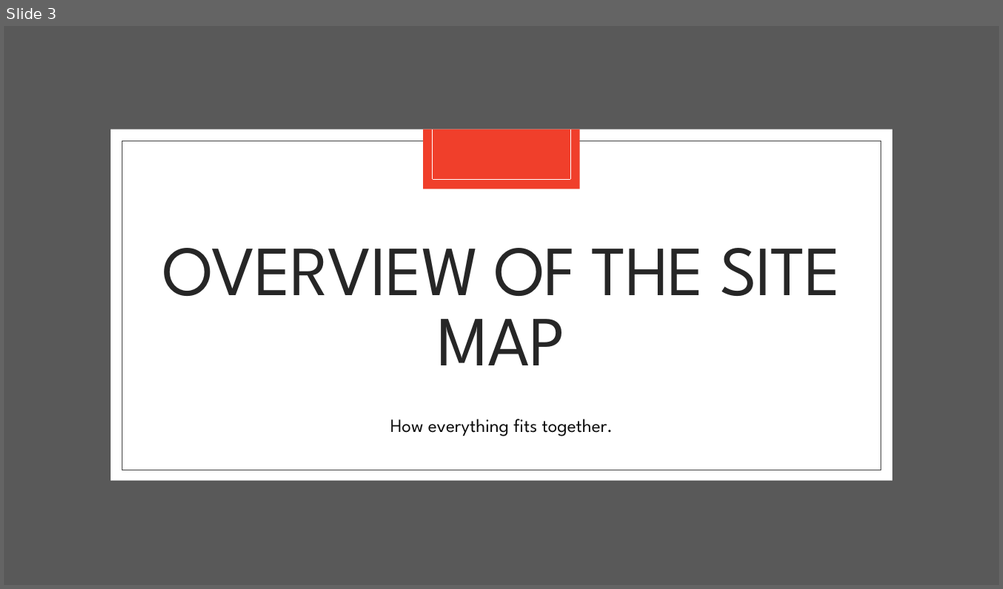
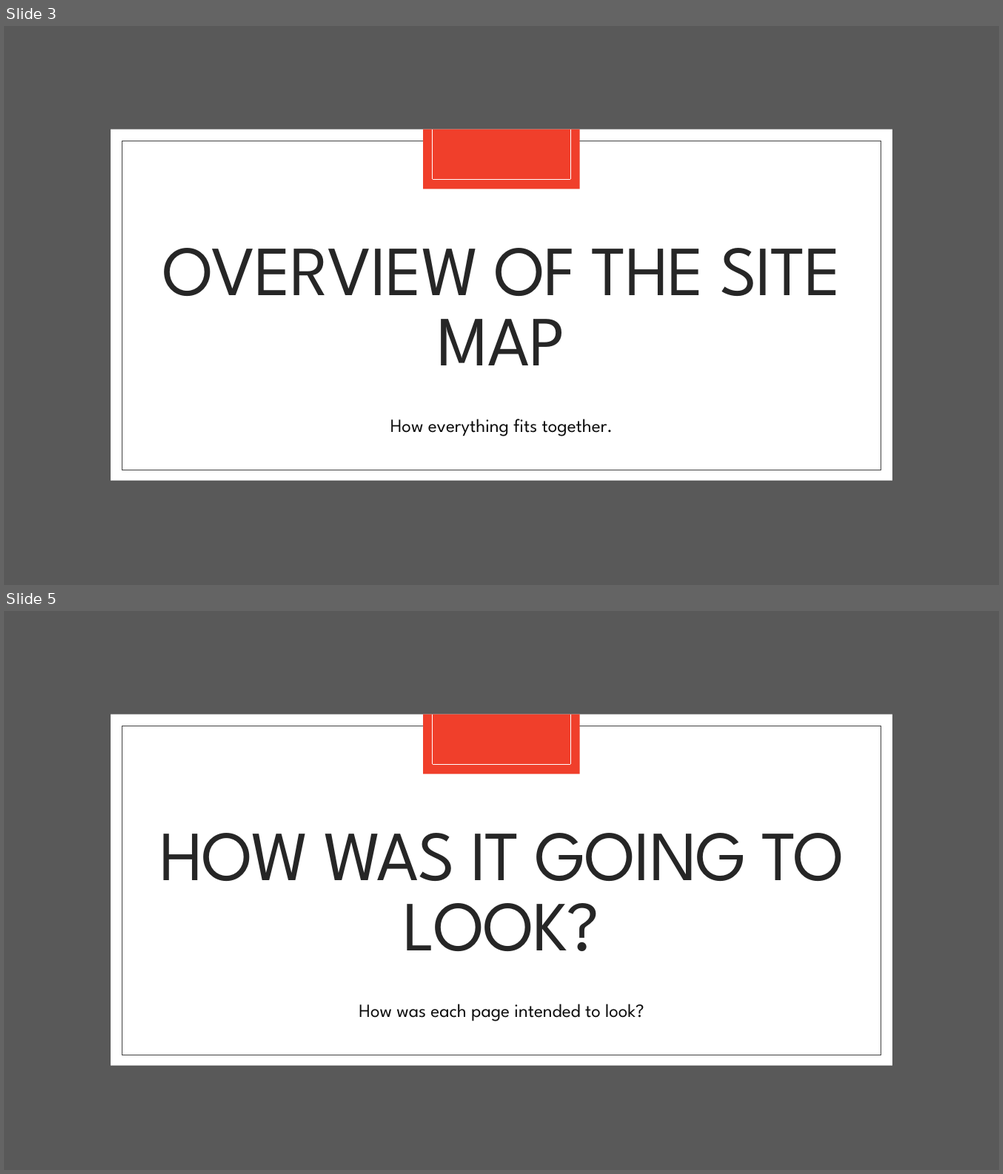
Before and after one commit to wSwanepoel199/WillemSwanepoel_T1A2, a slide deck: ppt/Portfolio.pptx. Shown one above the other, each under a label of ours: slide 3 before the commit, slides 3 and 5 after it; the slides between them are not shown. The pictures are 1003x589 and 1003x1174 pixels, drawn with LibreOffice and Linux fonts; fonts in the diff are those of the drawing. Boxes give left, top, right and bottom in pixels: in the first picture for what was removed or moved away, otherwise in the second. Text is boxed around its words. In the diff, an @@ line names an element or a change of style, - is before the commit and + after.

```diff
--- a/ppt/Portfolio.pptx
+++ b/ppt/Portfolio.pptx
@@ slide 5 added at [4,611,999,1170], background #FFFFFF; not listed: 7 template elements that a slide beside it also shows @@
@@ title added at [159,833,845,951], 68 pt, text #262626 @@
+HOW WAS IT GOING TO LOOK?
@@ text added at [358,1004,644,1022], 18 pt, text #0D0D0D @@
+How was each page intended to look?
```
Also in this commit, not shown: 1 slide changed, 10 other slides added.
